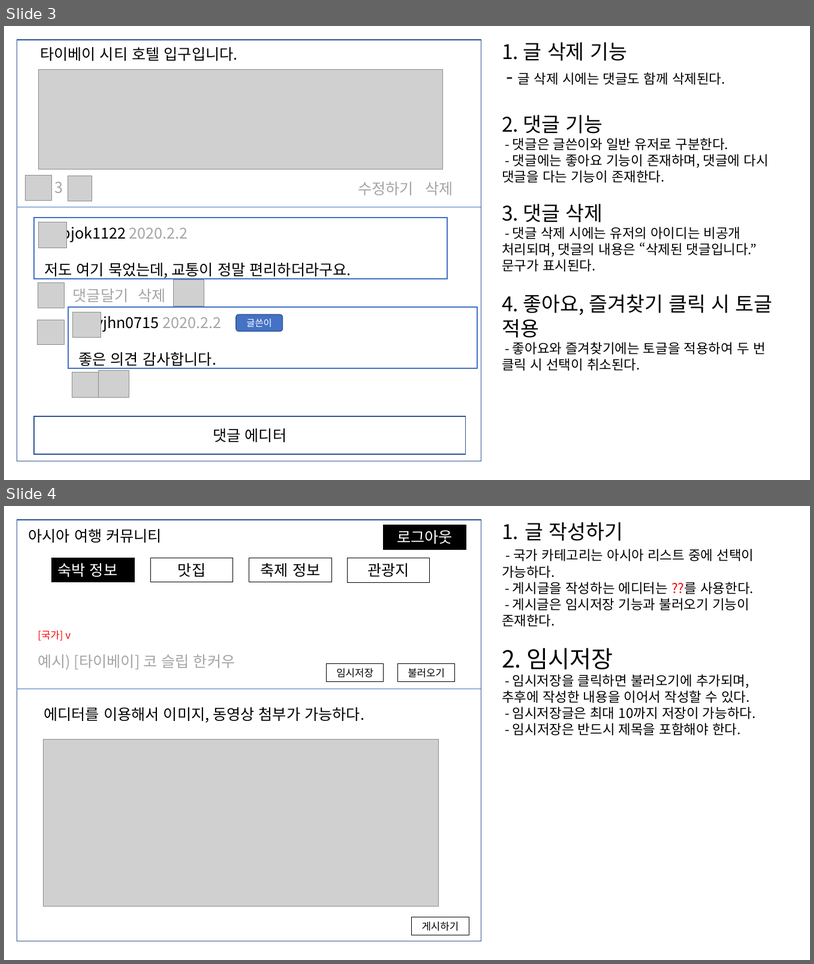
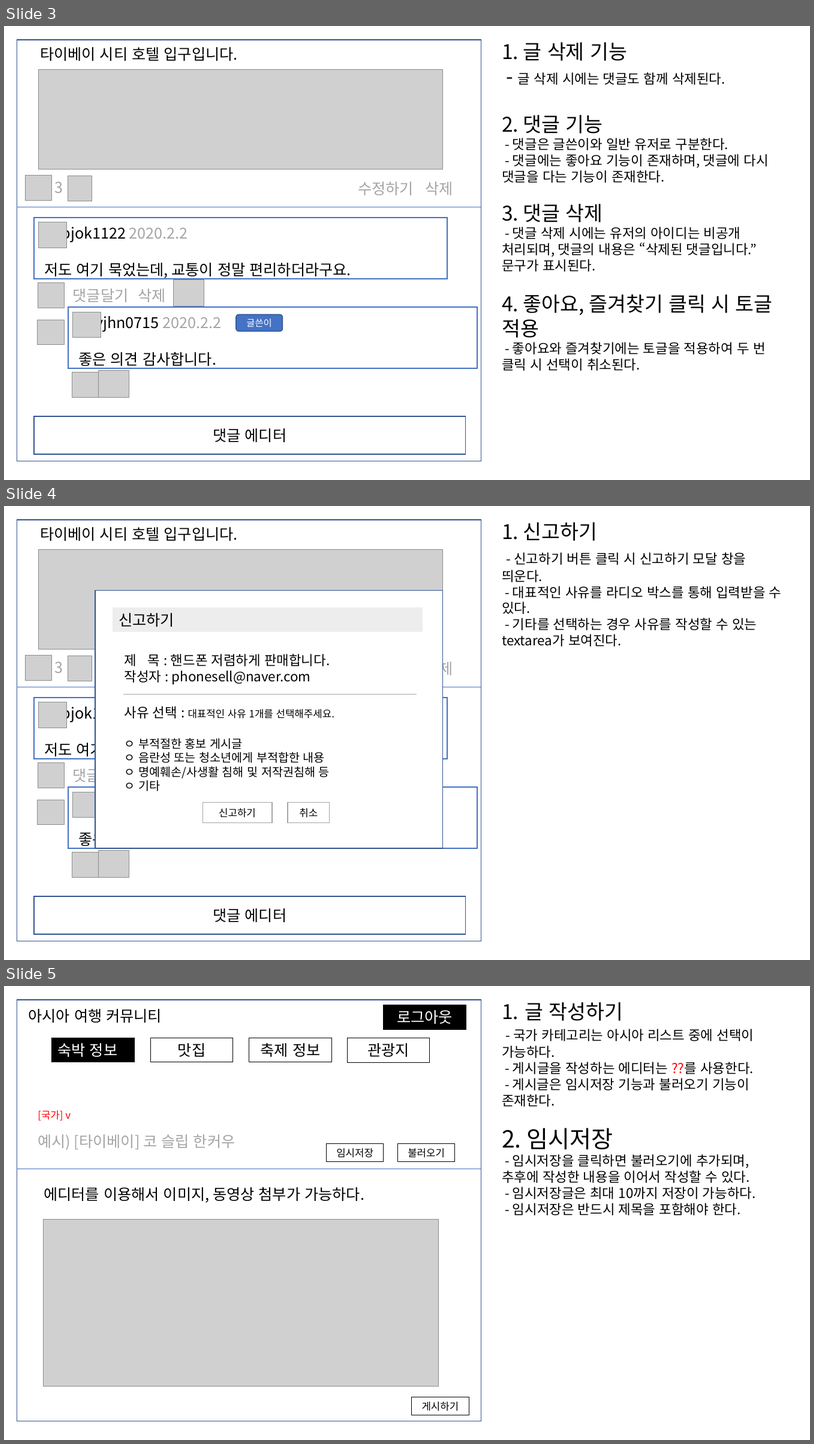
Before and after one commit to pjok1122/travel-community, a slide deck: 화면 기획서.pptx. Shown one above the other, each under a label of ours: slides 3 and 4 before the commit, slides 3, 4 and 5 after it. The pictures are 814x964 and 814x1444 pixels, drawn with LibreOffice and Linux fonts; fonts in the diff are those of the drawing; grey boxes stand for pictures. Boxes give left, top, right and bottom in pixels: in the first picture for what was removed or moved away, otherwise in the second. Text is boxed around its words. In the diff, an @@ line names an element or a change of style, - is before the commit and + after.

```diff
--- a/화면 기획서.pptx
+++ b/화면 기획서.pptx
@@ slide 4 added at box(4, 506, 810, 960), background #FFFFFF @@
@@ rectangle added at box(17, 520, 482, 941), fill #FFFFFF, outline #325491 1 pt @@
@@ text added at box(502, 522, 782, 646), 16 pt, text #000000 @@
+1. 신고하기
+- 신고하기 버튼 클릭 시 신고하기 모달 창을 띄운다.
+- 대표적인 사유를 라디오 박스를 통해 입력받을 수 있다.
+- 기타를 선택하는 경우 사유를 작성할 수 있는 textarea가 보여진다.
@@ text added at box(40, 527, 238, 541), 18 pt, text #000000 @@
+타이베이 시티 호텔 입구입니다.
@@ picture added at box(38, 550, 443, 649) @@
@@ picture added at box(25, 655, 52, 681) @@
@@ text added at box(54, 661, 63, 673), 18 pt, text #A5A5A5 @@
+3
@@ picture added at box(68, 656, 92, 681) @@
@@ text added at box(425, 658, 453, 678), 18 pt, text #A5A5A5 @@
+삭제
@@ line added from (17, 687) to (482, 687), #4472C4 0.5 pt @@
@@ rectangle added at box(34, 698, 448, 759), outline #4472C4 1.5 pt @@
@@ picture added at box(38, 702, 67, 727) @@
@@ text added at box(44, 703, 351, 759), 18 pt, text #000000 @@
+pjok1122 2020.2.2
+저도 여기 묵었는데, 교통이 정말 편리하더라구요.
@@ picture added at box(38, 762, 65, 788) @@
@@ text added at box(73, 766, 129, 785), 18 pt, text #A5A5A5 @@
+댓글달기
@@ rectangle added at box(68, 787, 477, 849), outline #4472C4 1.5 pt @@
@@ picture added at box(73, 792, 101, 817) @@
@@ picture added at box(37, 800, 64, 825) @@
@@ text added at box(78, 802, 222, 848), 18 pt, text #000000 @@
+yjhn0715 2020.2.2
+좋은 의견 감사합니다.
@@ group added at box(95, 590, 443, 848): 4 rectangles, 2 texts, 1 line @@
+신고하기
+제 목 : 핸드폰 저렴하게 판매합니다.
+작성자 : phonesell@naver.com
+사유 선택 : 대표적인 사유 1개를 선택해주세요.
+ㅇ 부적절한 홍보 게시글
+ㅇ 음란성 또는 청소년에게 부적합한 내용
+ㅇ 명예훼손/사생활 침해 및 저작권침해 등
+ㅇ 기타
+신고하기
+취소
@@ picture added at box(72, 852, 98, 877) @@
@@ picture added at box(98, 850, 129, 877) @@
@@ rectangle added at box(34, 896, 466, 934), outline #325491 1 pt, 18 pt, text #000000 @@
+댓글 에디터
@@ what was slide 4 is now slide 5 @@
```
Also in this commit, not shown: 1 other slide added, 1 slide removed.
